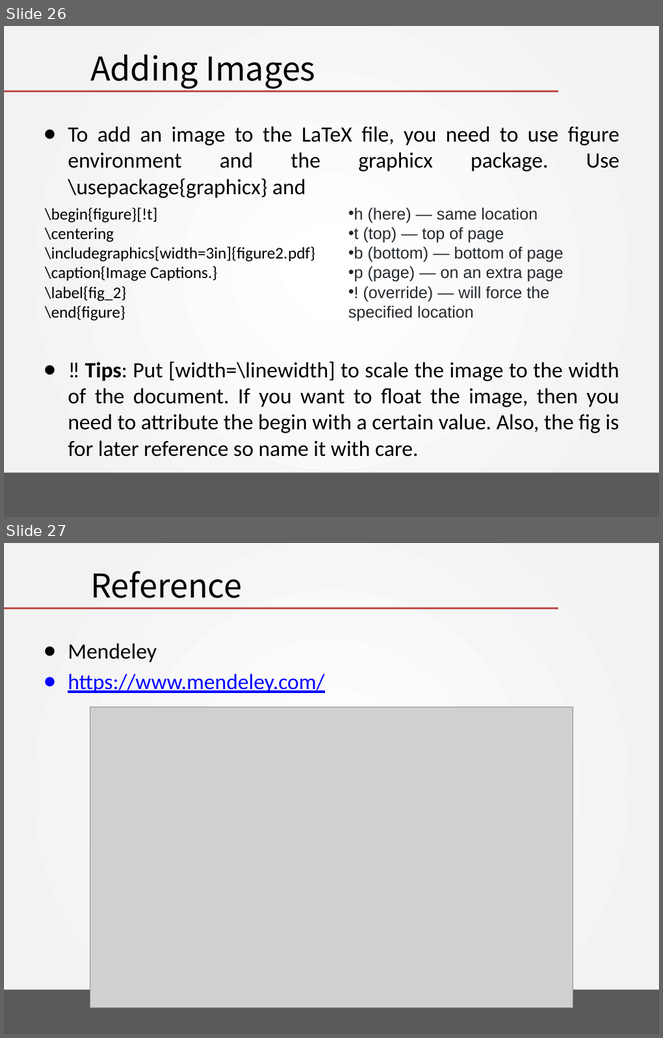
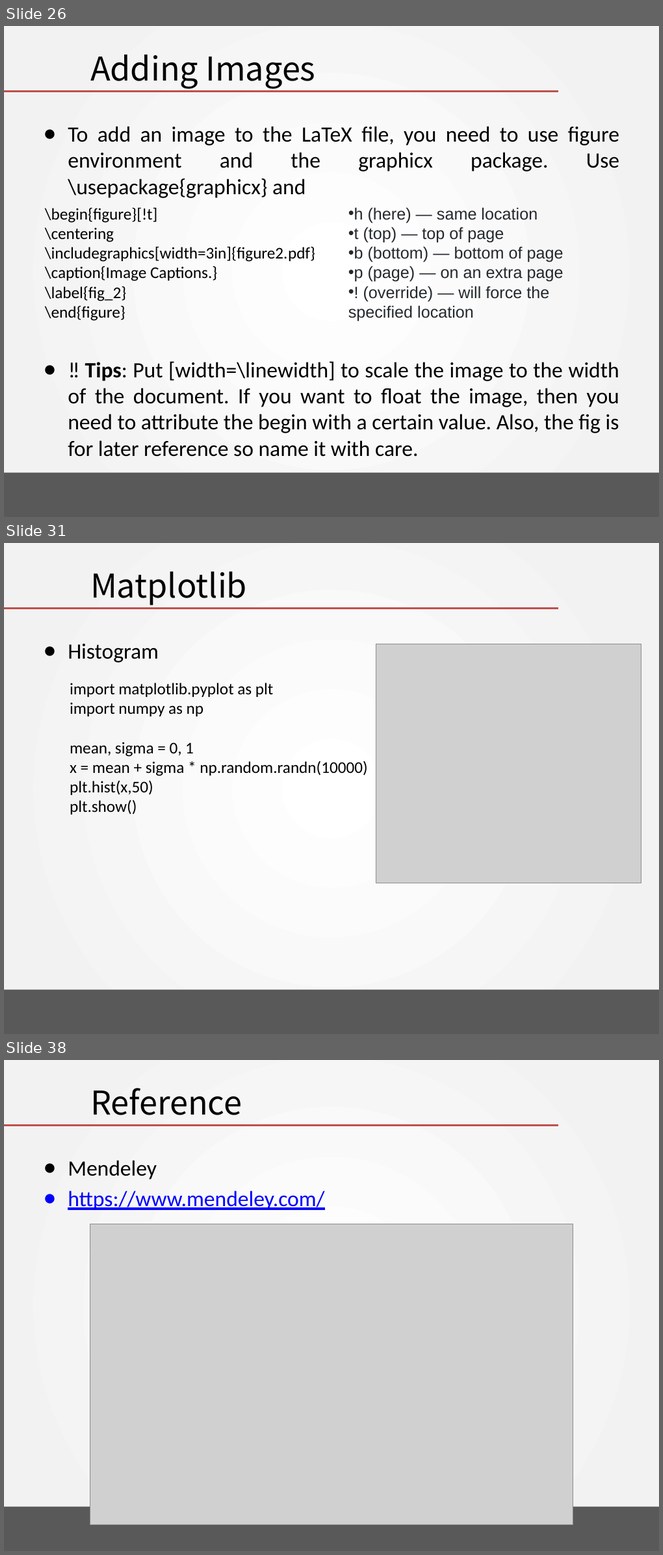
Before and after one commit to RainMan1860/Artificial_Intelligence_2019, a slide deck: chapter 07 - Latex Programming/Begin Latex in minute.pptx. Shown one above the other, each under a label of ours: slides 26 and 27 before the commit, slides 26, 31 and 38 after it; the slides between them are not shown. The pictures are 663x1038 and 663x1555 pixels, drawn with LibreOffice and Linux fonts; fonts in the diff are those of the drawing; grey boxes stand for pictures; background and template pictures are left out. Boxes give left, top, right and bottom in pixels: in the first picture for what was removed or moved away, otherwise in the second. Text is boxed around its words. In the diff, an @@ line names an element or a change of style, - is before the commit and + after.

```diff
--- a/chapter 07 - Latex Programming/Begin Latex in minute.pptx
+++ b/chapter 07 - Latex Programming/Begin Latex in minute.pptx
@@ slide 31 added at (4,543,659,1034), background gradient #FFFFFF to #F2F2F2; not listed: 2 template elements that a slide beside it also shows @@
@@ title added at (90,572,247,605), 36 pt, text #000000 @@
+Matplotlib
@@ text added at (68,644,159,663), 24 pt, text #000000 @@
+● Histogram
@@ picture added at (376,644,641,884) @@
@@ text added at (70,683,367,815), 18 pt, text #000000 @@
+import matplotlib.pyplot as plt
+import numpy as np
+mean, sigma = 0, 1
+x = mean + sigma * np.random.randn(10000)
+plt.hist(x,50)
+plt.show()
@@ what was slide 27 is now slide 38 @@
```
Also in this commit, not shown: 14 other slides added.
